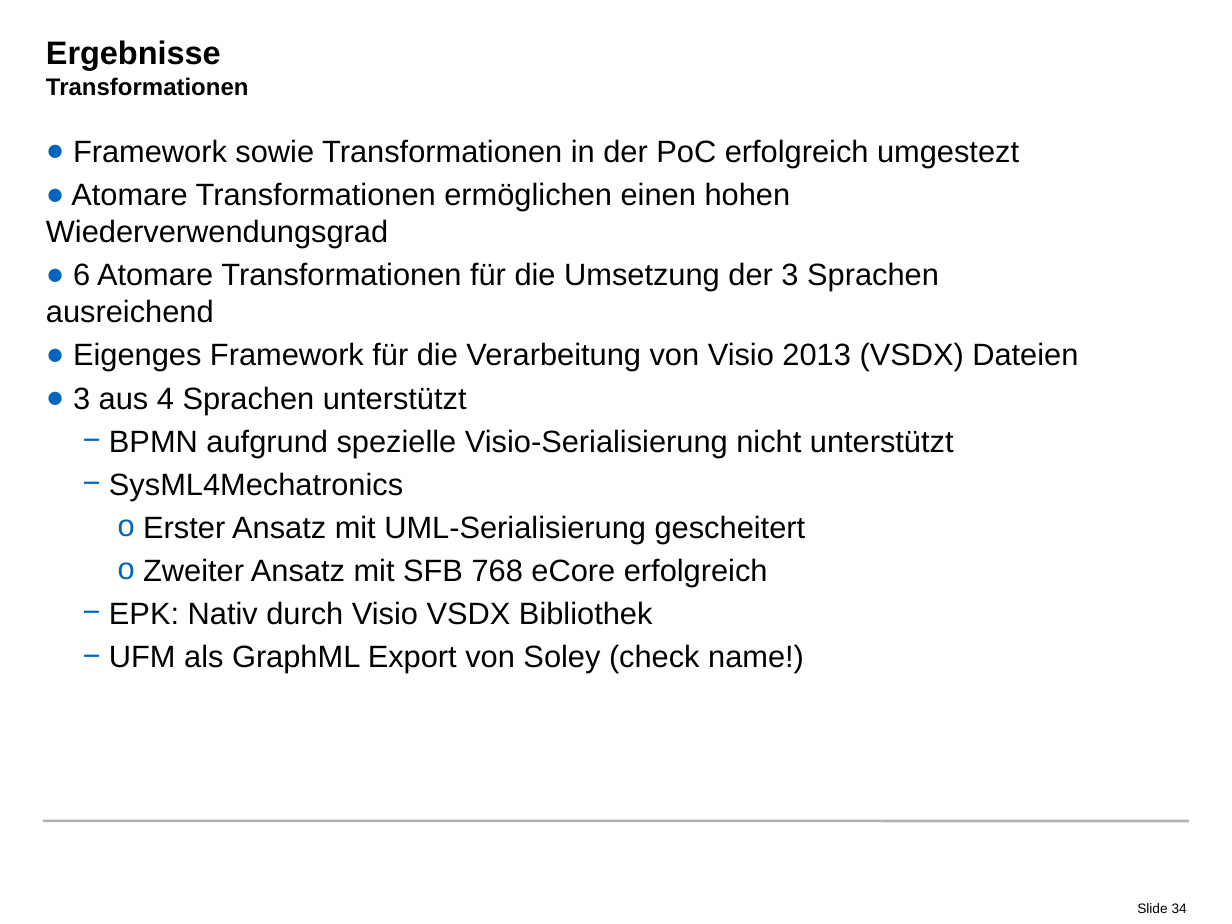
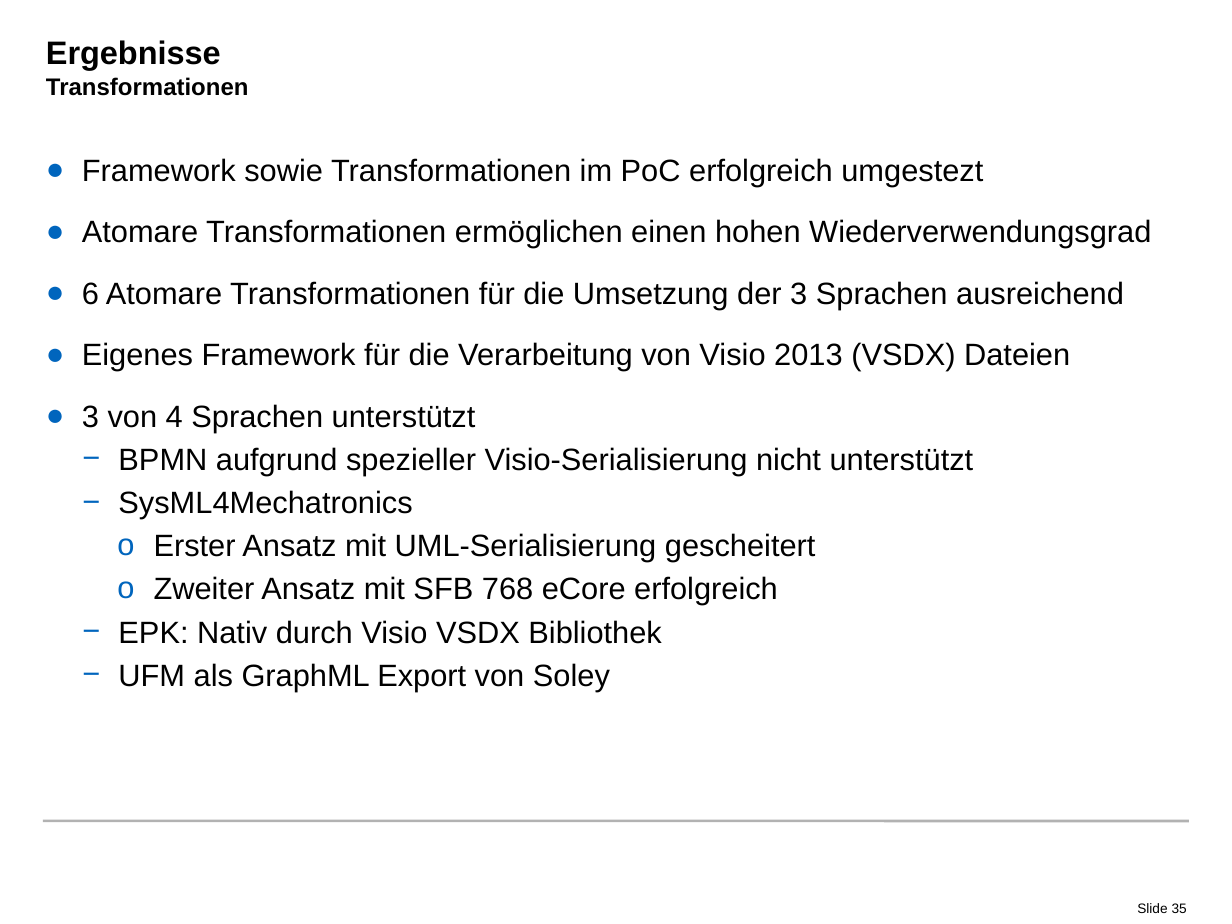
Before and after one commit to radke-tum/idp, a slide deck: slide 35 of pssif/doc/PSSIF.pptx (slide 34 before the commit). Drawn at 1232x924 pixels with LibreOffice and Linux fonts; fonts in the diff are those of the drawing; background and template pictures are left out. Boxes give left, top, right and bottom in pixels: in the first picture for what was removed or moved away, otherwise in the second. Text is boxed around its words. In the diff, an @@ line names an element or a change of style, - is before the commit and + after.

```diff
--- a/pssif/doc/PSSIF.pptx
+++ b/pssif/doc/PSSIF.pptx
@@ text at <box>82,158,983,186</box>: text changed @@
-● Framework sowie Transformationen in der PoC erfolgreich umgestezt
+● Framework sowie Transformationen im PoC erfolgreich umgestezt
@@ text at <box>82,219,1151,644</box>: indent changed; line spacing 1 to 1.5 @@
@@ text at <box>82,342,1070,476</box>: text changed @@
-● Eigenges Framework für die Verarbeitung von Visio 2013 (VSDX) Dateien
-● 3 aus 4 Sprachen unterstützt
-  − BPMN aufgrund spezielle Visio-Serialisierung nicht unterstützt
+● Eigenes Framework für die Verarbeitung von Visio 2013 (VSDX) Dateien
+● 3 von 4 Sprachen unterstützt
+  − BPMN aufgrund spezieller Visio-Serialisierung nicht unterstützt
@@ text at <box>118,663,610,691</box>: text changed @@
-  − UFM als GraphML Export von Soley (check name!)
+  − UFM als GraphML Export von Soley
@@ page number at <box>1137,903,1187,913</box>: text changed @@
-Slide 34
+Slide 35
```
Also in this commit, not shown: 12 other slides changed, 3 slides added, 2 slides removed.
